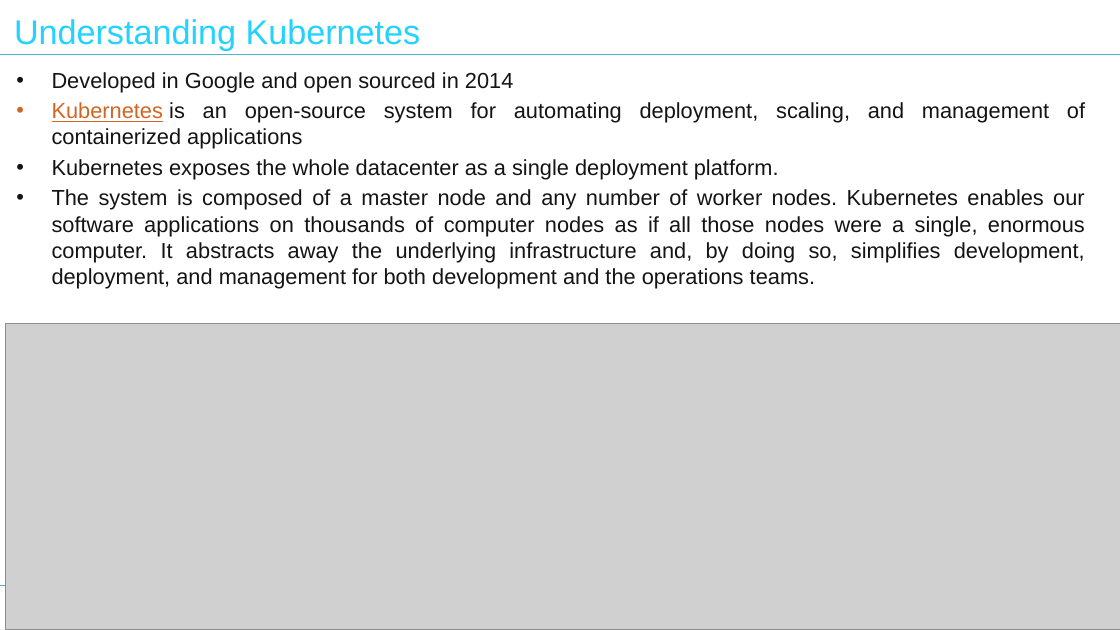
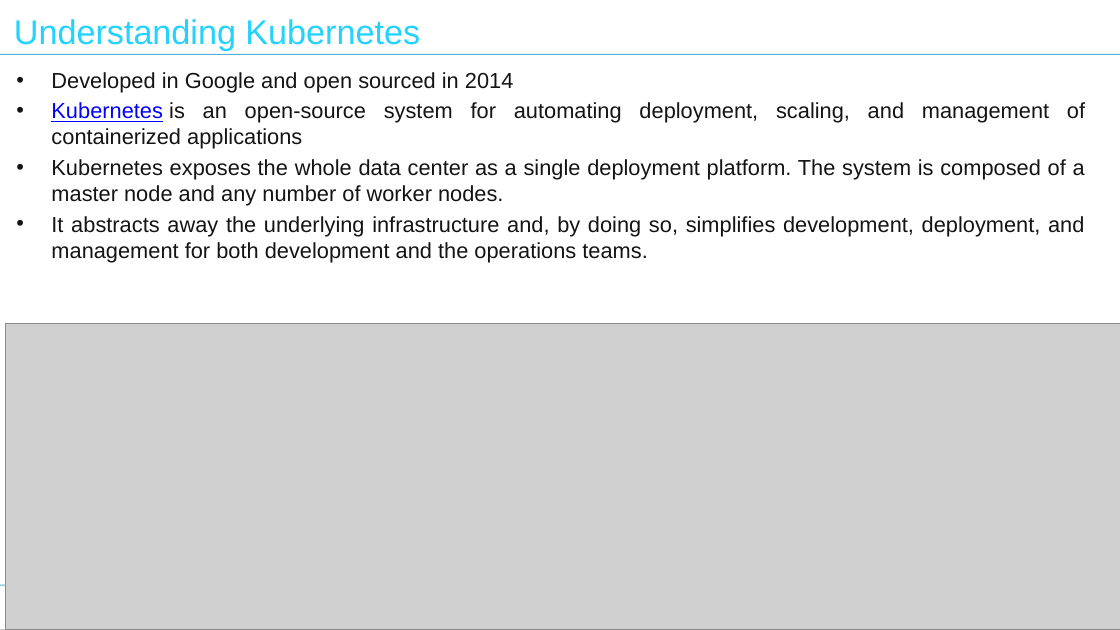
Before and after one commit to nilaybose/minikubedemo, a slide deck: slide 8 of docs/Tech Talk - Kubernetes.pptx. Drawn at 1120x630 pixels with LibreOffice and Linux fonts; fonts in the diff are those of the drawing; grey boxes stand for pictures. Boxes give left, top, right and bottom in pixels: in the first picture for what was removed or moved away, otherwise in the second. Text is boxed around its words. In the diff, an @@ line names an element or a change of style, - is before the commit and + after.

```diff
--- a/docs/Tech Talk - Kubernetes.pptx
+++ b/docs/Tech Talk - Kubernetes.pptx
@@ background gradient #C4C4C4 to #C9C9C9 to #F2F2F2 to #FFFFFF @@
@@ rectangle at (0, 0, 1120, 629): shadow on @@
@@ text at (51, 72, 1085, 149): text colour #D36522 to #0000FF in "Kubernetes" @@
@@ text at (51, 159, 1085, 262): text changed @@
-• Kubernetes exposes the whole datacenter as a single deployment platform.
-• The system is composed of a master node and any number of worker nodes. Kubernetes enables our software applications on thousands of computer nodes as if all those nodes were a single, enormous computer. It abstracts away the underlying infrastructure and, by doing so, simplifies development, deployment, and management for both development and the operations teams.
+• Kubernetes exposes the whole data center as a single deployment platform. The system is composed of a master node and any number of worker nodes.
+• It abstracts away the underlying infrastructure and, by doing so, simplifies development, deployment, and management for both development and the operations teams.
@@ line (0, 585) - (1120, 585): stroke #50B3CF 0.75 pt to #50B3CF 0.74 pt @@
```
Also in this commit, not shown: 17 other slides changed, 8 slides added, 2 slides removed.
